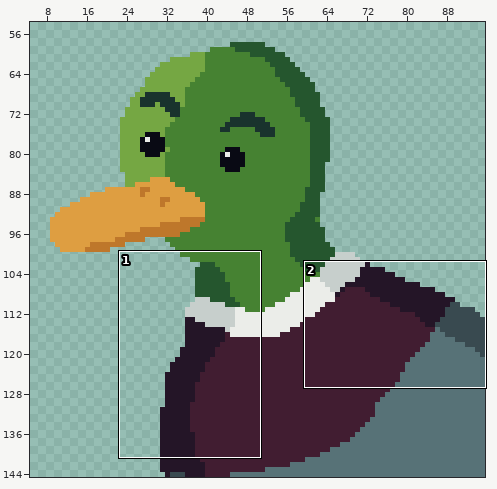
Pixel-art file -- art/portraits/PlayerPortrait.aseprite. The picture above shows the old version from afar; the outline marks the close-up.
Close-up. As it was:
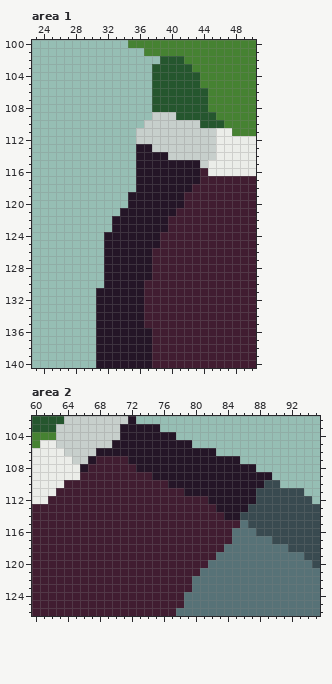
96x145 pixels, 1 frame. Shown: area 1: x 23..50, y 100..140; area 2: x 60..95, y 102..126. The wide view leaves out empty margins.
The same view after the edit:
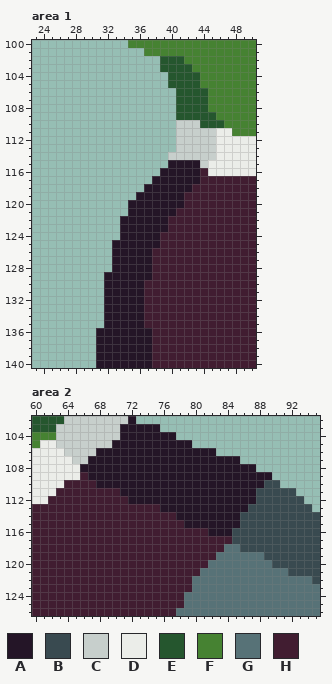
Palette (. is transparent): A #241527  B #394a50  C #c7cfcc  D #ebede9  E #25562e  F #468232  G #577277  H #411d31
From old to new:
{"where": "area 1"}
{"y":103,"x":38,"old":"E","new":"."}
{"y":104,"x":38,"old":"EE","new":".."}
{"y":105,"x":38,"old":"EE","new":".."}
{"y":106,"x":38,"old":"EEE","new":"..."}
{"y":107,"x":38,"old":"EEE","new":"..."}
{"y":108,"x":38,"old":"EEE","new":"..."}
{"y":109,"x":38,"old":"CCC","new":"..."}
{"y":110,"x":37,"old":"CCCC","new":"...."}
{"y":111,"x":36,"old":"CCCCC","new":"....."}
{"y":112,"x":36,"old":"CCCCC","new":"....."}
{"y":113,"x":36,"old":"AACCC","new":"....."}
{"y":114,"x":36,"old":"AAAA","new":"...."}
{"y":115,"x":36,"old":"AAAA","new":"...."}
{"y":116,"x":36,"old":"AAA","new":"..."}
{"y":117,"x":36,"old":"AA","new":".."}
{"y":118,"x":36,"old":"A","new":"."}
{"y":119,"x":35,"old":"A","new":"."}
{"y":121,"x":34,"old":"A","new":"."}
{"y":122,"x":33,"old":"A","new":"."}
{"y":123,"x":33,"old":"A","new":"."}
{"y":124,"x":32,"old":"AA","new":".."}
{"y":125,"x":32,"old":"A","new":"."}
{"y":126,"x":32,"old":"A","new":"."}
{"y":127,"x":32,"old":"A","new":"."}
{"y":128,"x":32,"old":"A","new":"."}
{"y":131,"x":31,"old":"A","new":"."}
{"y":132,"x":31,"old":"A","new":"."}
{"y":133,"x":31,"old":"A","new":"."}
{"y":134,"x":31,"old":"A","new":"."}
{"y":135,"x":31,"old":"A","new":"."}
{"where": "area 2"}
{"y":107,"x":68,"old":"HHHH","new":"AAAA"}
{"y":108,"x":67,"old":"HHHHHH","new":"AAAAAA"}
{"y":109,"x":67,"old":"HHHHHHHH","new":"AAAAAAAA"}
{"y":110,"x":68,"old":"HHHHHHHHH","new":"AAAAAAAAA"}
{"y":111,"x":71,"old":"HHHHHHHH","new":"AAAAAAAA"}
{"y":111,"x":93,"old":"B","new":"."}
{"y":112,"x":72,"old":"HHHHHHHHHH","new":"AAAAAAAAAA"}
{"y":112,"x":94,"old":"B","new":"."}
{"y":113,"x":76,"old":"HHHHHHH","new":"AAAAAAA"}
{"y":113,"x":95,"old":"B","new":"."}
{"y":114,"x":78,"old":"HHHHHH","new":"AAAAAA"}
{"y":115,"x":79,"old":"HHHHHHHG","new":"AAAAAAAB"}
{"y":116,"x":82,"old":"HHHGGG","new":"AAABBB"}
{"y":117,"x":85,"old":"GGGGG","new":"BBBBB"}
{"y":118,"x":86,"old":"GGGGGG","new":"BBBBBB"}
{"y":119,"x":89,"old":"GGGGG","new":"BBBBB"}
{"y":120,"x":90,"old":"GGGGG","new":"BBBBB"}
{"y":121,"x":92,"old":"GGGG","new":"BBBB"}
{"y":122,"x":95,"old":"G","new":"B"}
{"label":"erased","picture_box":[96,64,176,328]}
{"label":"changed","picture_box":[88,456,320,584]}
